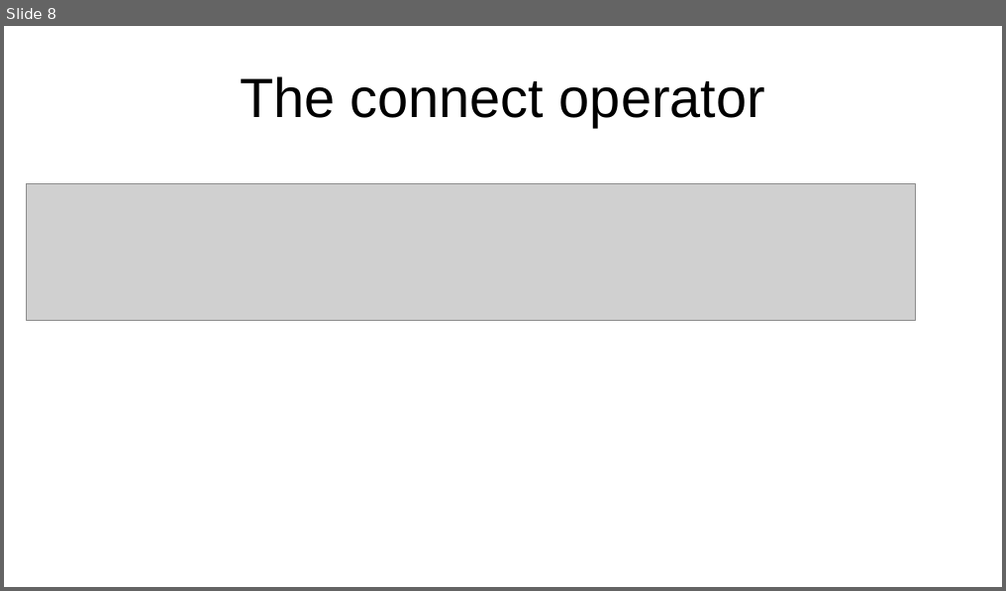
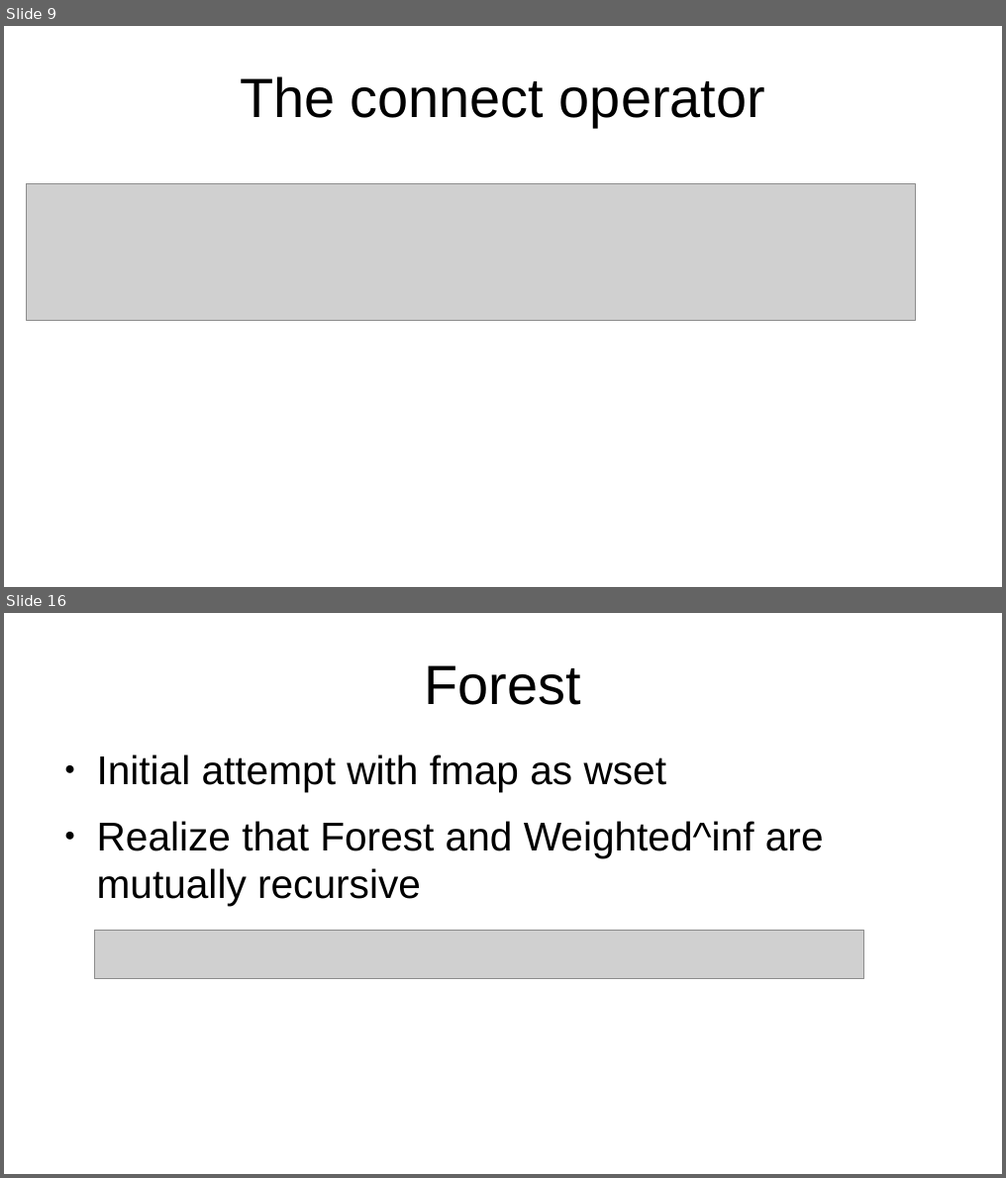
Before and after one commit to ThomdenDK/POCS, a slide deck: POCS_Exam.odp. Shown one above the other, each under a label of ours: slide 8 before the commit, slides 9 and 16 after it; the slides between them are not shown. The pictures are 1006x591 and 1006x1178 pixels, drawn with LibreOffice and Linux fonts; fonts in the diff are those of the drawing; grey boxes stand for pictures. Boxes give left, top, right and bottom in pixels: in the first picture for what was removed or moved away, otherwise in the second. Text is boxed around its words. In the diff, an @@ line names an element or a change of style, - is before the commit and + after.

```diff
--- a/POCS_Exam.odp
+++ b/POCS_Exam.odp
@@ slide 16 added at (4,613,1002,1174), background #FFFFFF @@
@@ title added at (425,665,581,705), 44 pt, text #000000 @@
+Forest
@@ text added at (97,755,824,906), 32 pt, text #000000 @@
+● Initial attempt with fmap as wset
+● Realize that Forest and Weighted^inf are mutually recursive
@@ picture added at (94,930,864,979) @@
@@ what was slide 8 is now slide 9 @@
```
Also in this commit, not shown: 4 slides changed, 13 other slides added, 3 other files.
